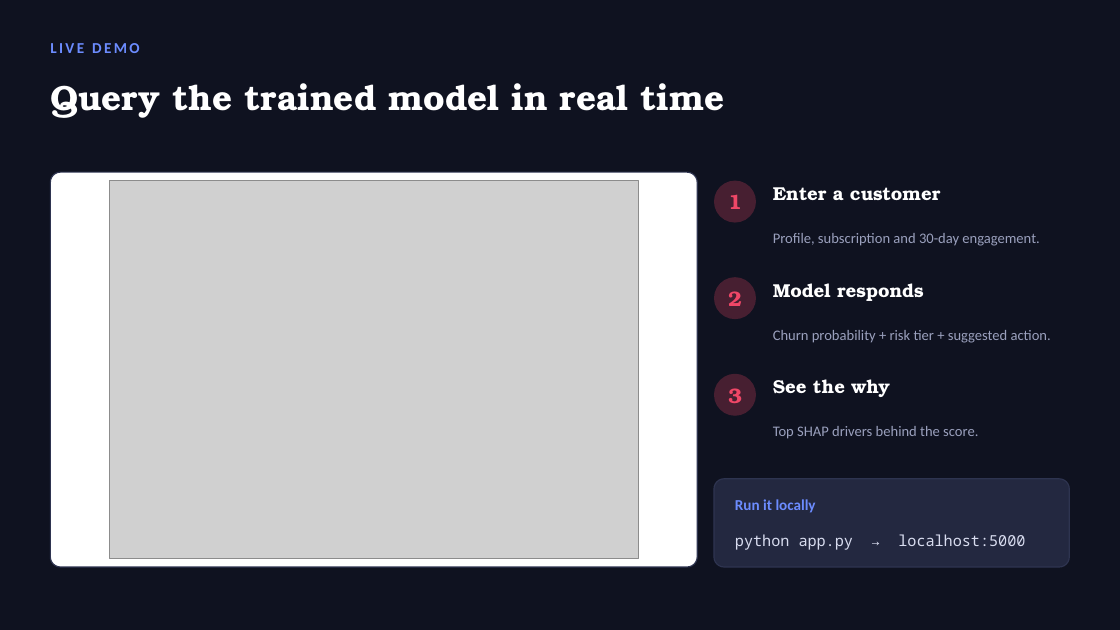
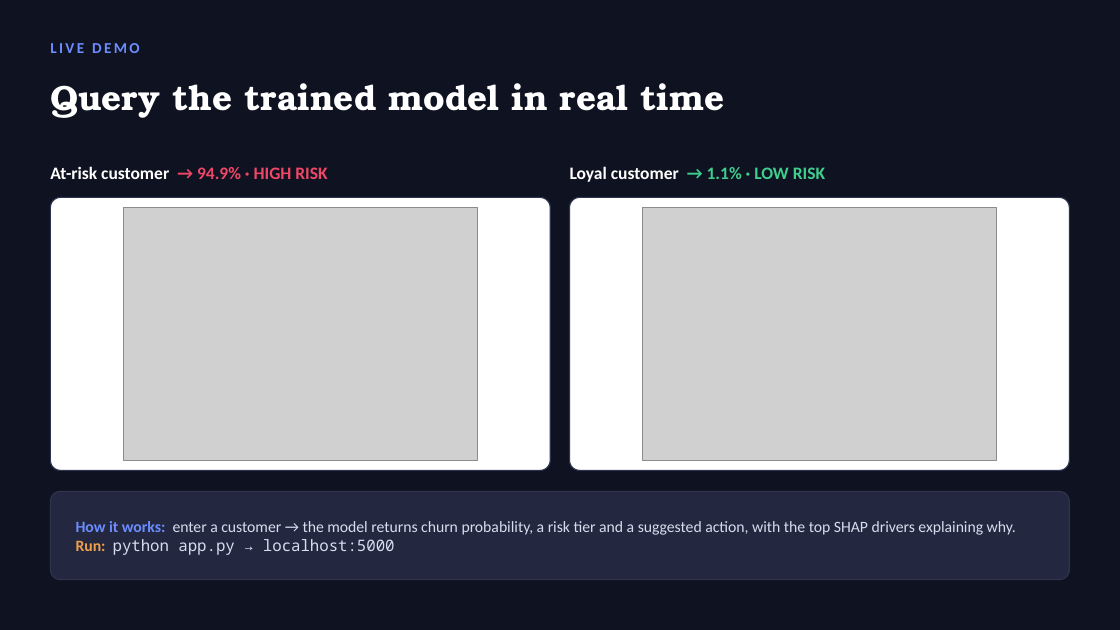
Before and after one commit to maydamv/customer-churn-prediction, a slide deck: slide 10 of presentation/Churn_Prediction_Final_Presentation.pptx. Drawn at 1120x630 pixels with LibreOffice and Linux fonts; fonts in the diff are those of the drawing; grey boxes stand for pictures. Boxes give left, top, right and bottom in pixels: in the first picture for what was removed or moved away, otherwise in the second. Text is boxed around its words. In the diff, an @@ line names an element or a change of style, - is before the commit and + after.

Commit message:
Presentation: show both at-risk and loyal demo examples on the live-demo slide

```diff
--- a/presentation/Churn_Prediction_Final_Presentation.pptx
+++ b/presentation/Churn_Prediction_Final_Presentation.pptx
@@ text added at (x1=50, y1=166, x2=327, y2=179), 15 pt, text #FFFFFF, bold @@
+At-risk customer → 94.9% · HIGH RISK
@@ text at (x1=570, y1=166, x2=825, y2=182): text changed; size 18 to 15 pt; font TeX Gyre Bonum to Calibri; text colour #EF4767 to #FFFFFF @@
-1
+Loyal customer → 1.1% · LOW RISK
@@ rounded rectangle resized from (x1=50, y1=172, x2=697, y2=567) to (x1=50, y1=197, x2=550, y2=471) @@
@@ rounded rectangle at (x1=50, y1=197, x2=550, y2=471): proportions changed @@
@@ picture removed at (x1=109, y1=181, x2=639, y2=559) @@
@@ picture added at (x1=124, y1=208, x2=477, y2=460) @@
@@ rounded rectangle added at (x1=570, y1=197, x2=1070, y2=471), fill #FFFFFF, outline #2E3450 1 pt @@
@@ picture added at (x1=643, y1=208, x2=996, y2=460) @@
@@ rounded rectangle removed at (x1=714, y1=181, x2=756, y2=223) @@
@@ text removed at (x1=773, y1=187, x2=940, y2=201) @@
-Enter a customer
@@ text removed at (x1=773, y1=233, x2=1039, y2=246) @@
-Profile, subscription and 30-day engagement.
@@ rounded rectangle removed at (x1=714, y1=277, x2=756, y2=319) @@
@@ text removed at (x1=728, y1=291, x2=742, y2=306) @@
-2
@@ text removed at (x1=773, y1=283, x2=924, y2=301) @@
-Model responds
@@ text removed at (x1=773, y1=330, x2=1051, y2=343) @@
-Churn probability + risk tier + suggested action.
@@ rounded rectangle removed at (x1=714, y1=374, x2=756, y2=416) @@
@@ text removed at (x1=728, y1=388, x2=742, y2=403) @@
-3
@@ text removed at (x1=773, y1=379, x2=890, y2=397) @@
-See the why
@@ text removed at (x1=773, y1=426, x2=978, y2=439) @@
-Top SHAP drivers behind the score.
@@ rounded rectangle removed at (x1=714, y1=479, x2=1070, y2=567) @@
@@ rounded rectangle added at (x1=50, y1=492, x2=1070, y2=580), fill #232840, outline #2E3450 1 pt @@
@@ text removed at (x1=735, y1=499, x2=1025, y2=550) @@
-Run it locally
-python app.py → localhost:5000
@@ text added at (x1=76, y1=521, x2=1016, y2=555), 13.5 pt, text #D8DCEF @@
+How it works: enter a customer → the model returns churn probability, a risk tier and a suggested action, with the top SHAP drivers explaining why. Run: python app.py → localhost:5000
```
Also in this commit, not shown: 3 other files.
